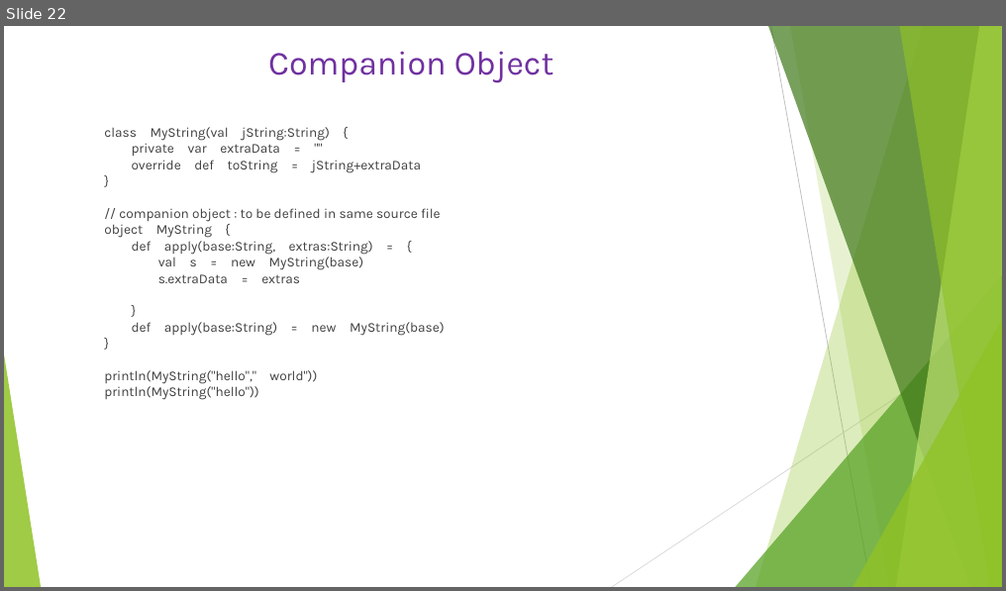
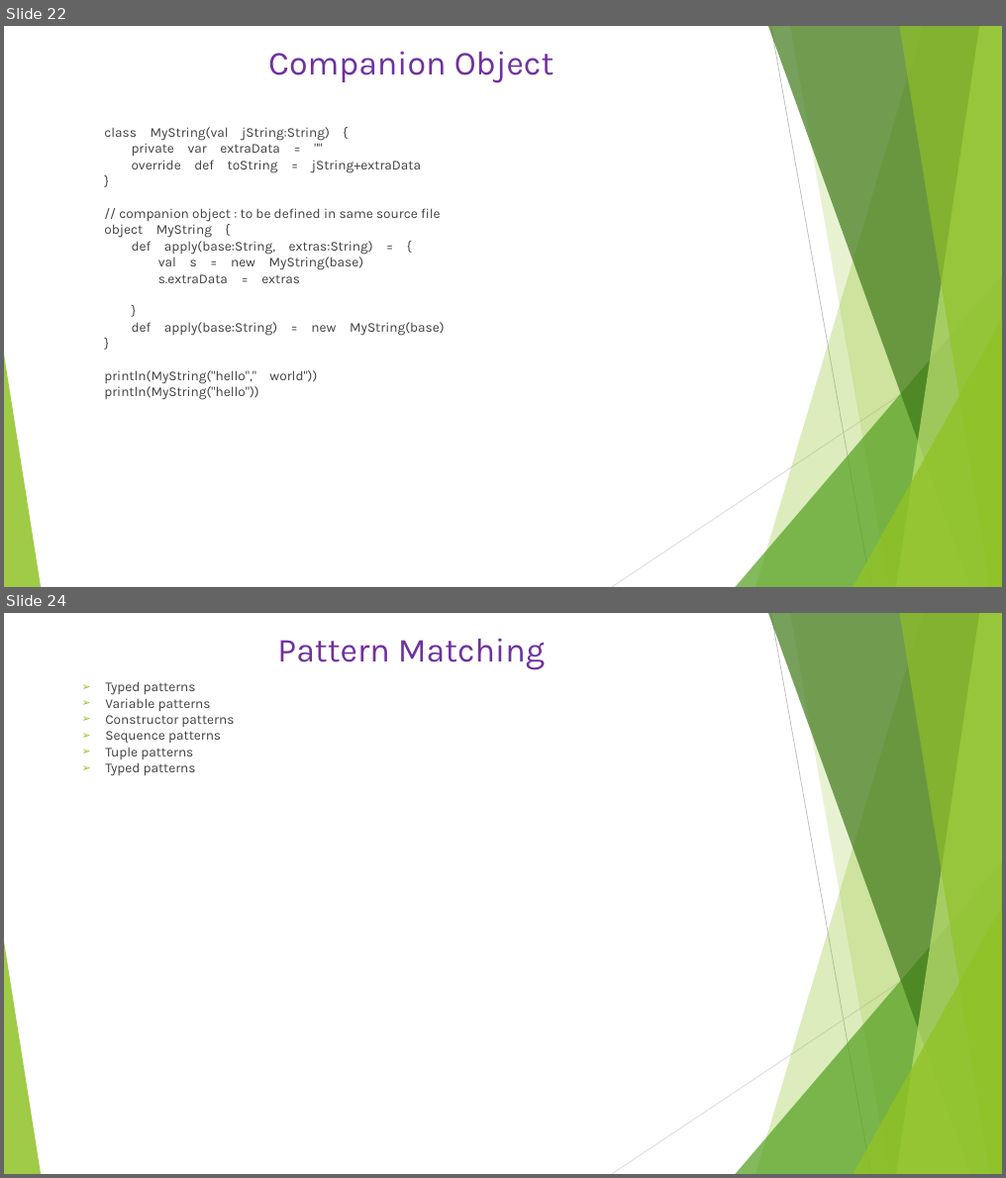
Before and after one commit to Anveshan3175/ScalaTrainingPrep, a slide deck: ScalaRepositary/ScalaTrainingPrep/Scala.pptx. Shown one above the other, each under a label of ours: slide 22 before the commit, slides 22 and 24 after it; the slides between them are not shown. The pictures are 1006x591 and 1006x1178 pixels, drawn with LibreOffice and Linux fonts; fonts in the diff are those of the drawing. Boxes give left, top, right and bottom in pixels: in the first picture for what was removed or moved away, otherwise in the second. Text is boxed around its words. In the diff, an @@ line names an element or a change of style, - is before the commit and + after.

```diff
--- a/ScalaRepositary/ScalaTrainingPrep/Scala.pptx
+++ b/ScalaRepositary/ScalaTrainingPrep/Scala.pptx
@@ slide 24 added at (x1=4, y1=613, x2=1002, y2=1174), background #FFFFFF; not listed: 10 template elements that a slide beside it also shows @@
@@ title added at (x1=277, y1=638, x2=545, y2=669), 32.4 pt, text #7030A0 @@
+Pattern Matching
@@ text added at (x1=105, y1=681, x2=234, y2=776), 13 pt, text #404040 @@
+  ➢ Typed patterns
+  ➢ Variable patterns
+  ➢ Constructor patterns
+  ➢ Sequence patterns
+  ➢ Tuple patterns
+  ➢ Typed patterns
```
Also in this commit, not shown: 1 slide changed, 1 other slide added.
